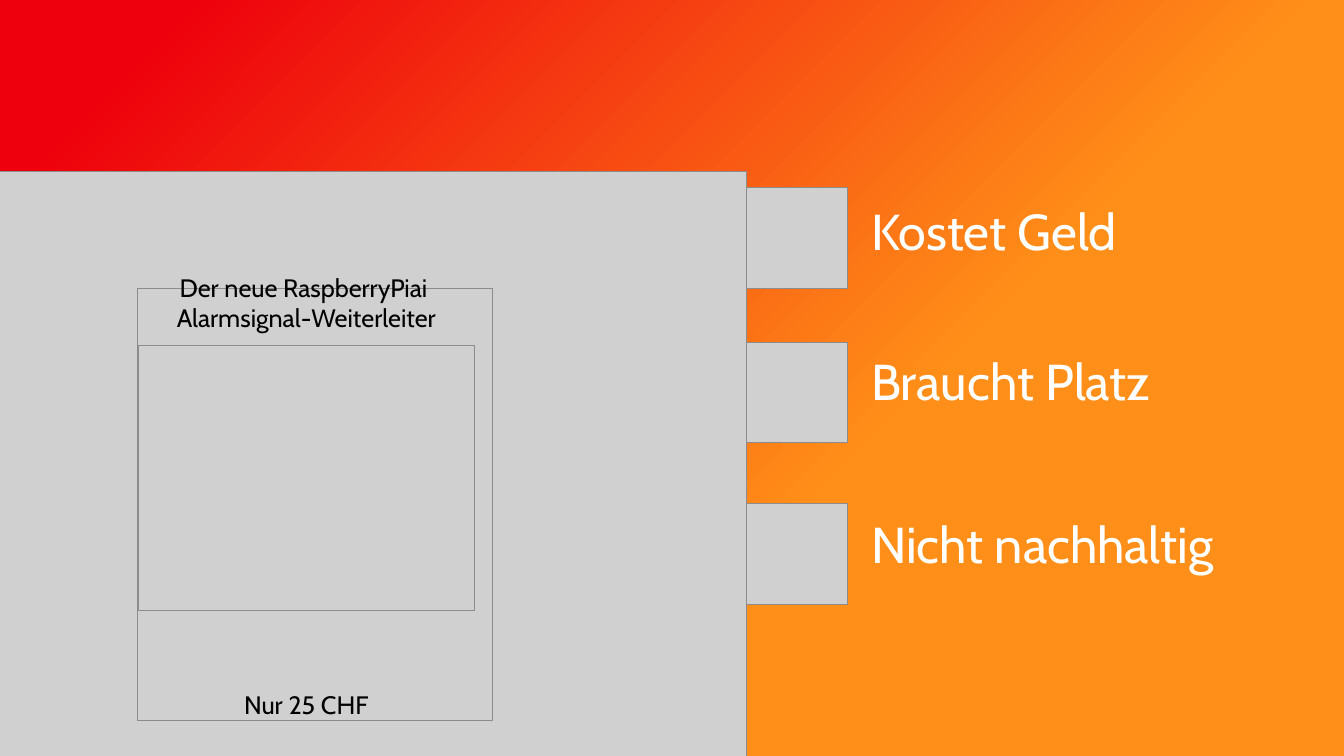
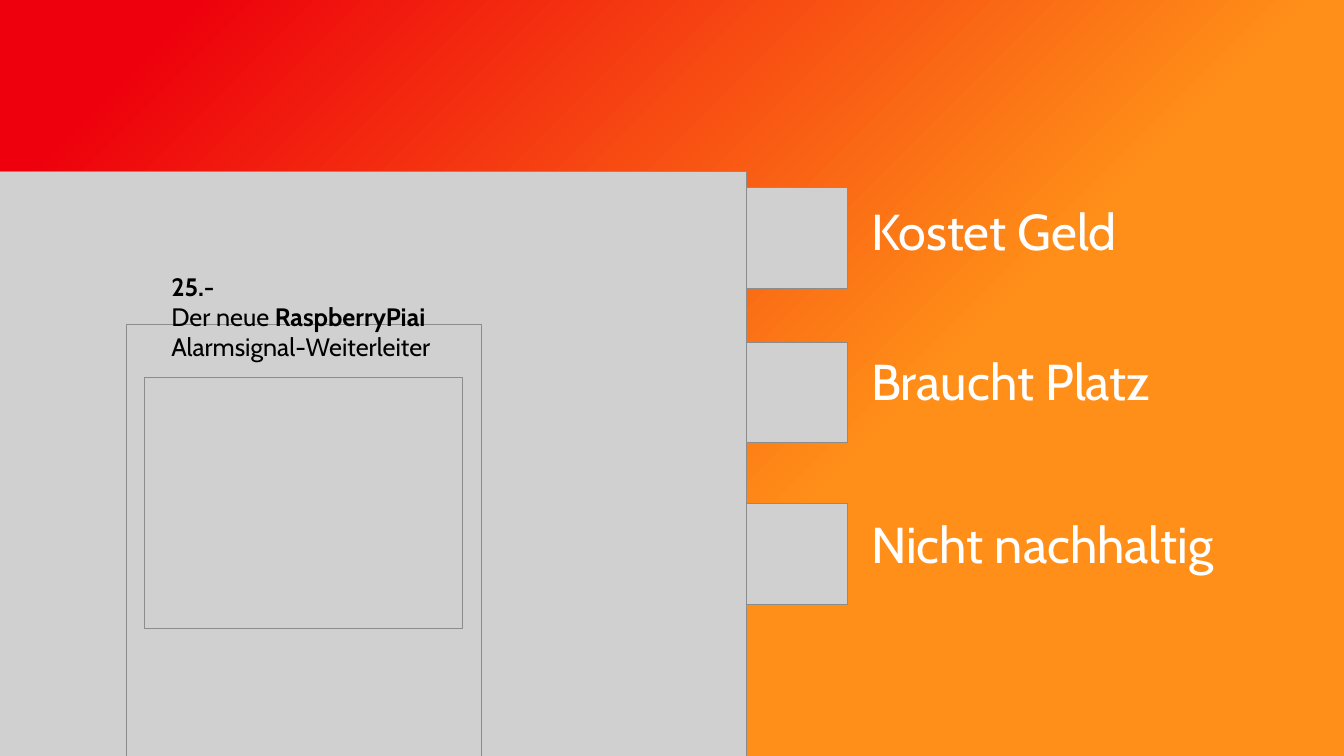
Before and after one commit to tjahn/piaapp, a slide deck: slide 4 of documentation/Pitch GVB Fire Alert.pptx. Drawn at 1344x756 pixels with LibreOffice and Linux fonts; fonts in the diff are those of the drawing; grey boxes stand for pictures. Boxes give left, top, right and bottom in pixels: in the first picture for what was removed or moved away, otherwise in the second. Text is boxed around its words. In the diff, an @@ line names an element or a change of style, - is before the commit and + after.

```diff
--- a/documentation/Pitch GVB Fire Alert.pptx
+++ b/documentation/Pitch GVB Fire Alert.pptx
@@ text at [171, 278, 214, 297]: paragraph added @@
+25.-
@@ picture: place and size @@
-picture at [138, 288, 493, 720]
+picture at [126, 325, 481, 756]
@@ text at [171, 307, 430, 362]: bold on in "RaspberryPiai"; alignment centre to left @@
@@ picture: place and size @@
-picture at [138, 346, 474, 611]
+picture at [145, 378, 463, 629]
@@ text removed at [244, 696, 369, 715] @@
-Nur 25 CHF
```
Also in this commit, not shown: 5 other slides changed, 1 slide removed.
